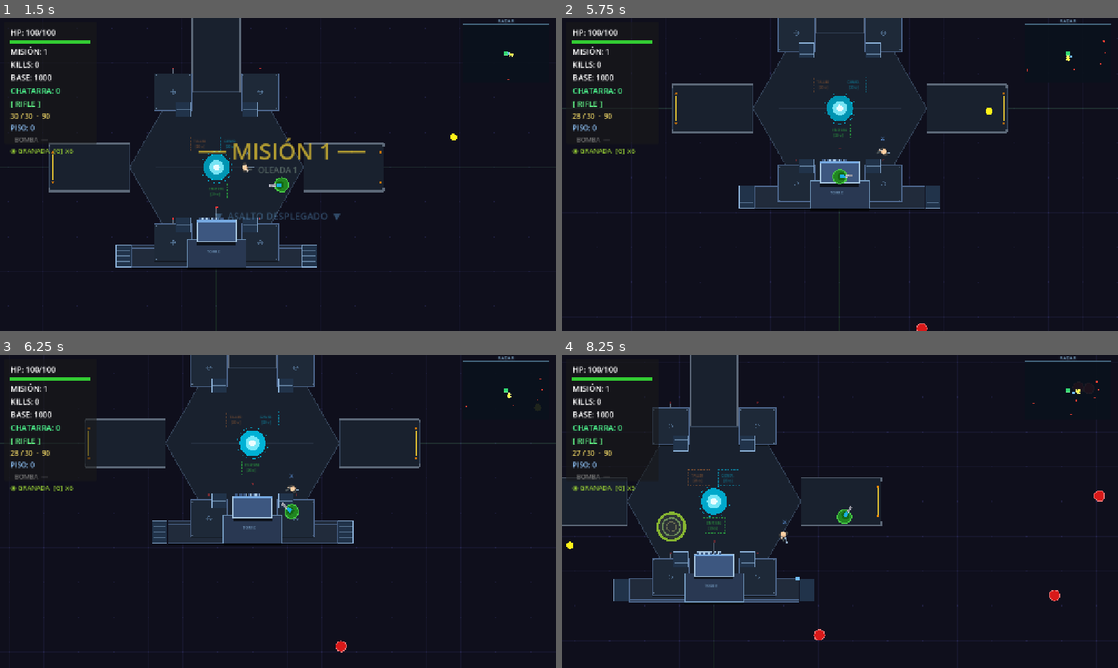
Above: before the commit, frames 1-4 (two rows, left to right).
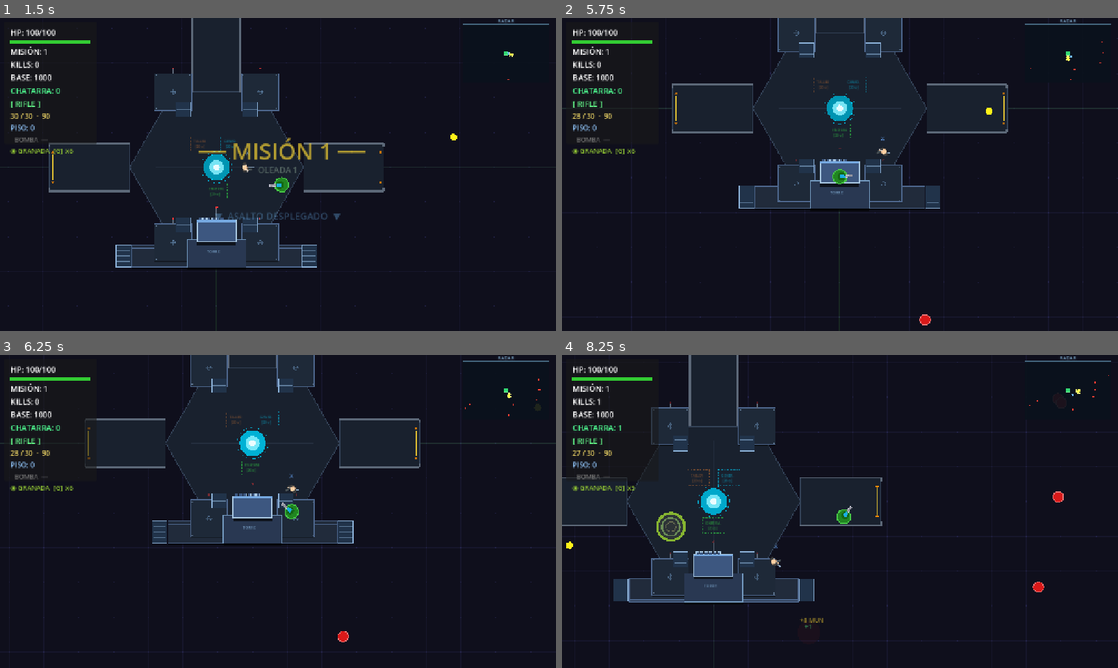
Above: after the commit, the same moments.

Repository: enriquecordero/last-colony
Game: Godot game, scene res://scenes/main.tscn
Two runs of this game, one before a commit and one after it. Both use one fixed random seed, a clock stepped at 60 frames per second and the inputs below. This scene is started directly instead of the project's main scene.
Inputs (mouse positions are in pixels of both pictures, inside the frame that each line leads up to):
- Up to frame 1 (1.5 s): tap Enter at 0.5, 1.35 s; move the mouse to (400, 158) at 0.52 s; hold D 0.53-1.28 s; tap R at 0.6 s; click (400, 158) at 0.67 s; tap Space at 0.77 s; move the mouse to (166, 190) at 1.27 s; hold S from 1.28 s (still down)
- Up to frame 2 (5.75 s): tap Space at 1.52, 3.02, 3.77, 4.52 s; move the mouse to (895, 105) at 2.02 s; release S at 2.03 s; hold D 2.03-2.78 s; tap Keypad Enter at 2.1 s; move the mouse to (812, 237) at 2.77 s; hold W 2.78-3.53 s; tap B at 2.85 s; click (812, 237) at 2.92 s; move the mouse to (1006, 221) at 3.52 s; hold A 3.53-5.03 s; tap T at 3.6 s; move the mouse to (673, 127) at 4.27 s; tap N at 4.35 s; move the mouse to (867, 174) at 5.02 s; hold S from 5.03 s (still down); tap M at 5.1 s; click (867, 174) at 5.17 s
- Up to frame 3 (6.25 s): move the mouse to (194, 433) at 5.77 s; release S at 5.78 s; hold D from 5.78 s (still down); tap F at 5.85 s; tap Space at 6.02 s
- Up to frame 4 (8.25 s): move the mouse to (962, 495) at 6.52 s; release D at 6.53 s; hold W 6.53-7.28 s; tap Q at 6.6 s; tap Space at 6.77, 7.52 s; move the mouse to (728, 527) at 7.27 s; hold D 7.28-8.03 s; tap G at 7.35 s; click (728, 527) at 7.42 s; move the mouse to (895, 442) at 8.02 s; hold S from 8.03 s (still down); tap 4 at 8.1 s

Frame 1 is identical in both runs. In frame 2, 0.1% of the frame differs, in the area x 63-98%, y 7-100%; in frame 3, 0.1%; in frame 4, 1.5%, in the area x 0-99%, y 0-92%.
Error in both runs: Cannot call method 'queue_free' on a null value. (res://scripts/main.gd:322)

Commit message:
Crank up SURVIVAL difficulty — turrets and mines now required
SURVIVAL waves:
- Count: 40 + wave*20 (wave1=60, wave5=140, wave10=240)
- HP scale: +45% per wave (wave5=2.8x, wave10=5x)
- Speed: 105 + 22*(wave-1) (wave5=193, wave10=303)
- Spawn interval: 0.055s (constant stream of enemies)
- Heavy enemy mix from wave 1: 22% blindados, 32% escupidores, 23% saltadoras

Regular missions also tuned up slightly (18+wave*6, +28% HP/wave, 0.17s interval).

Co-Authored-By: Claude Sonnet 4.6 <noreply@anthropic.com>

Diff:
--- a/scripts/main.gd
+++ b/scripts/main.gd
@@ -926,27 +926,41 @@
 				_spawn_boss()
 
 func _spawn_wave() -> void:
-	var hp_mult  := 1.0 + (_wave - 1) * 0.22
-	var base_spd := 85.0 + (_wave - 1) * 16.0
-	var count    := 14 + _wave * 4
 	var is_survival: bool = _mission_runtime != null and is_instance_valid(_mission_runtime) \
 		and _mission_runtime.mission != null \
 		and _mission_runtime.mission.type == _MissionData.MissionType.SURVIVAL
-	if is_survival:
-		count = int(count * 3.5)
+
+	# SURVIVAL: overwhelm — necesitas torres, minas y NPCs para sobrevivir
+	var hp_mult:  float = 1.0 + (_wave - 1) * (0.45 if is_survival else 0.28)
+	var base_spd: float = (105.0 + (_wave - 1) * 22.0) if is_survival else (90.0 + (_wave - 1) * 18.0)
+	var count:    int   = (40 + _wave * 20) if is_survival else (18 + _wave * 6)
+	var interval: float = 0.055 if is_survival else 0.17
+
 	for i in count:
-		await get_tree().create_timer(0.25 * i).timeout
+		await get_tree().create_timer(interval * i).timeout
 		if not _mission_active or not is_instance_valid(self):
 			return
 		var e: CharacterBody2D
-		if _wave >= 4 and randf() < 0.15:
-			e = BLINDADO_SCENE.instantiate(); e.speed = base_spd * 0.55
-		elif _wave >= 2 and randf() < 0.28:
-			e = ESCUPIDOR_SCENE.instantiate(); e.speed = base_spd * 0.85
-		elif _wave >= 2 and randf() < 0.35:
-			e = SALTADORA_SCENE.instantiate(); e.speed = base_spd * 1.9
+		if is_survival:
+			var r := randf()
+			if _wave >= 2 and r < 0.22:
+				e = BLINDADO_SCENE.instantiate();   e.speed = base_spd * 0.55
+			elif r < 0.32:
+				e = ESCUPIDOR_SCENE.instantiate();  e.speed = base_spd * 0.85
+			elif r < 0.55:
+				e = SALTADORA_SCENE.instantiate();  e.speed = base_spd * 1.9
+			else:
+				e = LARVA_SCENE.instantiate();      e.speed = base_spd
 		else:
-			e = LARVA_SCENE.instantiate(); e.speed = base_spd
+			var r := randf()
+			if _wave >= 4 and r < 0.15:
+				e = BLINDADO_SCENE.instantiate();   e.speed = base_spd * 0.55
+			elif _wave >= 2 and r < 0.28:
+				e = ESCUPIDOR_SCENE.instantiate();  e.speed = base_spd * 0.85
+			elif _wave >= 2 and r < 0.35:
+				e = SALTADORA_SCENE.instantiate();  e.speed = base_spd * 1.9
+			else:
+				e = LARVA_SCENE.instantiate();      e.speed = base_spd
 		e.max_hp           = maxi(e.max_hp, int(float(e.max_hp) * hp_mult))
 		e.hp               = e.max_hp
 		e.player           = _player
